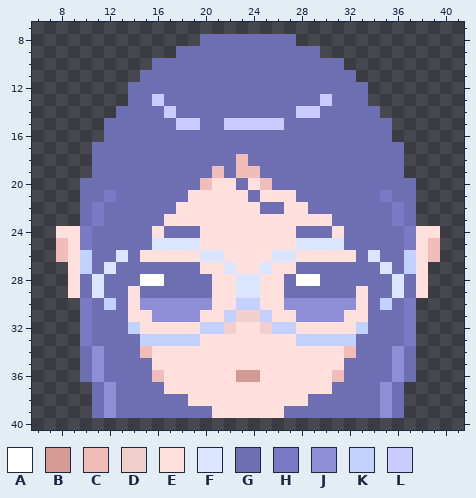
Pixel-art sprite: favicon/web-app-manifest-192x192.png. Above: the version before the commit.
The file is 192x192 pixels, drawn in blocks of 4x4; one block is one cell here. Colours within 5 levels of each other are drawn and written as one. Shown: x 6..41, y 7..40.
Palette (. is transparent): A #ffffff  B #d49a94  C #f1bdb8  D #f1cfcc  E #ffe0dc  F #dce5ff  G #6e6eb3  H #7979c6  J #8e8ed6  K #c2d1ff  L #cbcbff
Once edited:
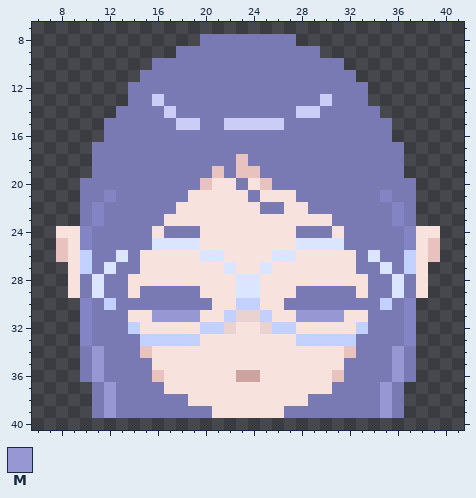
Colours new in this view: M #9697d3
The edit:
colour B: #d49a94 -> #cca39e
colour C: #f1bdb8 -> #e7c2bf
colour D: #f1cfcc -> #e9d2d0
colour E: #ffe0dc -> #f7e2de
colour G: #6e6eb3 -> #797ab4
colour H: #7979c6 -> #8284c4
colour L: #cbcbff -> #cbcdf7
y 27: x 15..19 GGGGG -> EEEEE; x 28..32 GGGGG -> EEEEE
y 28: x 14..20 GAAGGGG -> EEEEEEE; x 27..33 GAAGGGG -> EEEEEEE
y 29: x 20 G -> E; x 27 G -> E
y 30: x 14..20 EJJJJJJ -> GGGGGGG; x 27..33 JJJJJJE -> GGGGGGG
y 31: x 16..19 JJJJ -> MMMM; x 28..31 JJJJ -> MMMM
y 34..36: x 11 J -> M; x 36 J -> M
y 37..39: x 12 J -> M; x 35 J -> M
Boxes around the changes in both pictures, in picture pixels (x1, y1, x2, y2):
changed: (56, 34, 440, 418)
